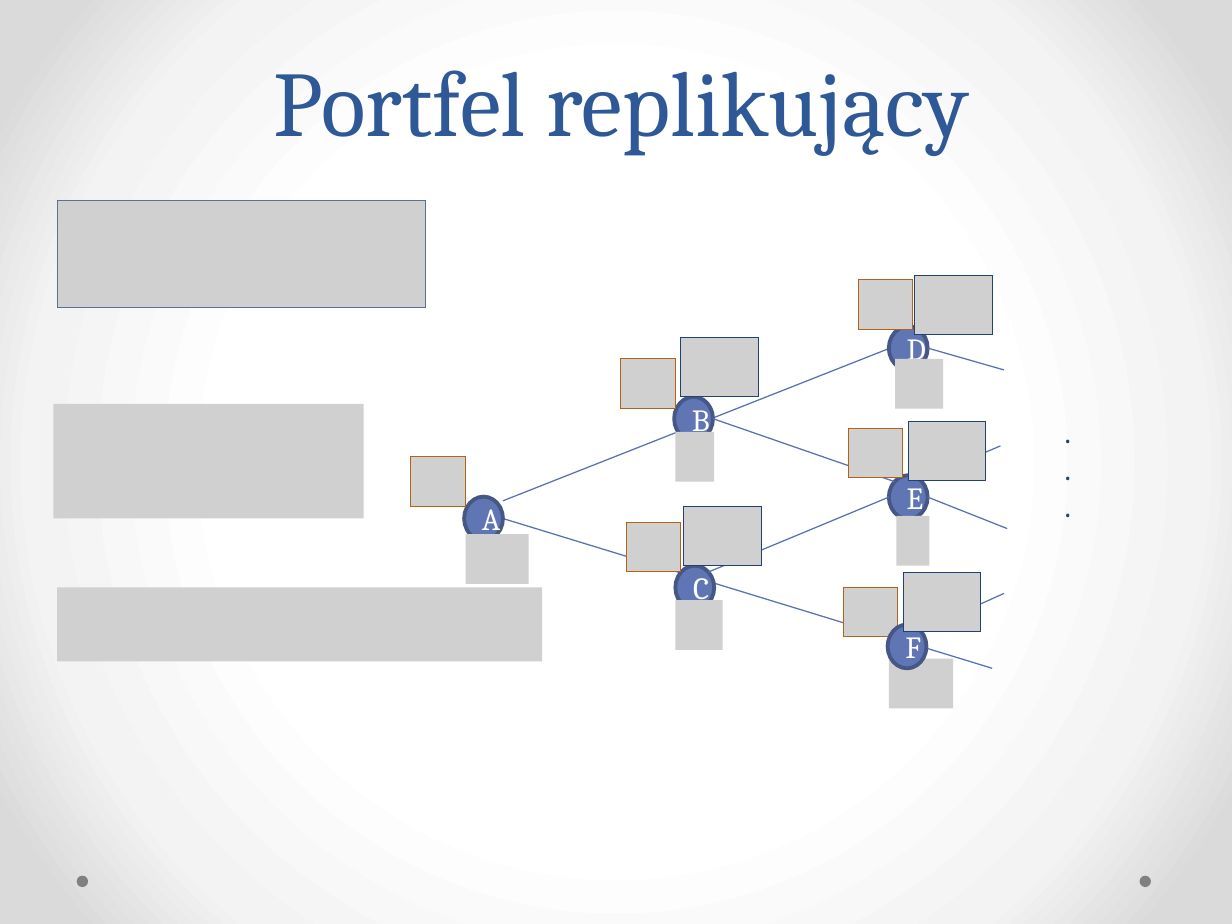
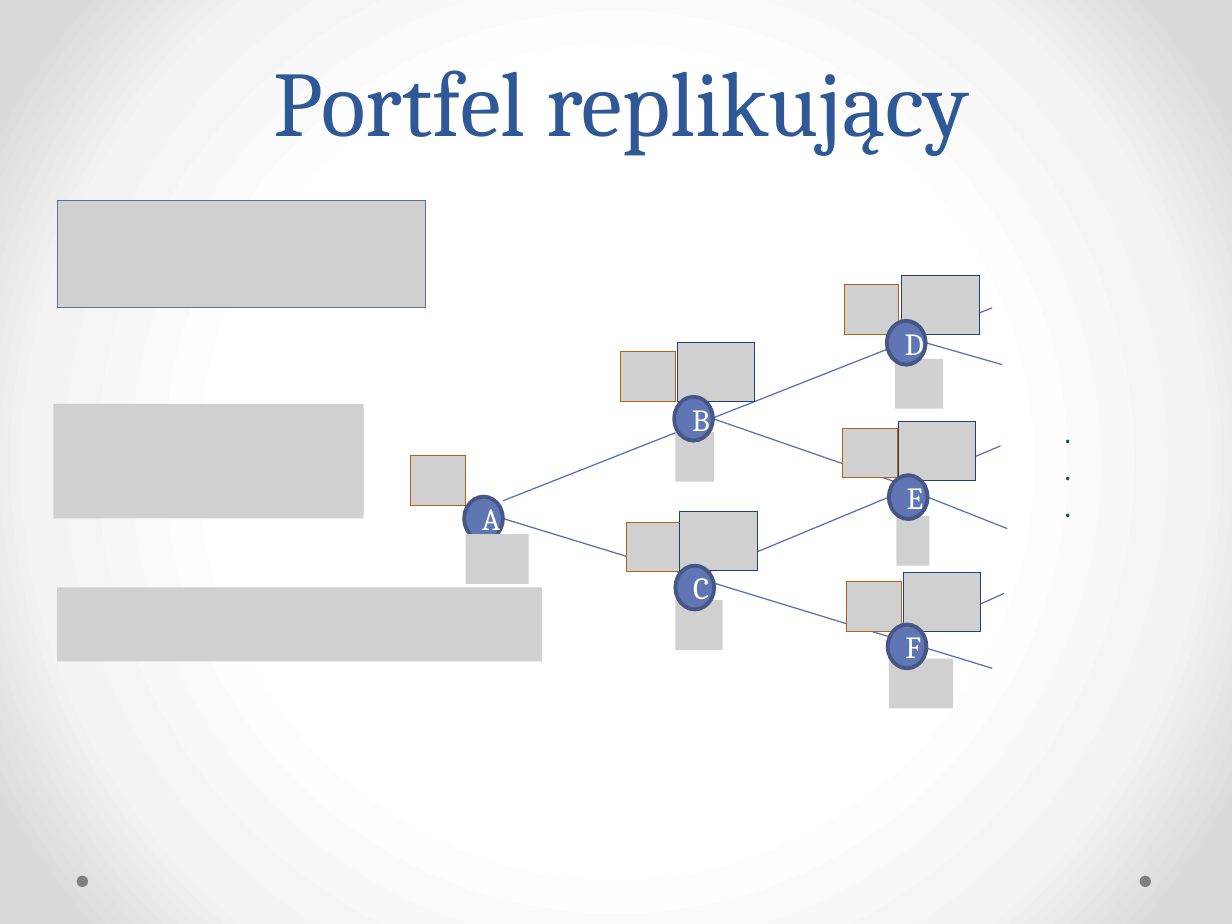
Before and after one commit to klaudia-tunska/Projekt, a slide deck: slide 16 of Prezentacja.pptx. Drawn at 1232x924 pixels with LibreOffice and Linux fonts; fonts in the diff are those of the drawing; grey boxes stand for pictures. Boxes give left, top, right and bottom in pixels: in the first picture for what was removed or moved away, otherwise in the second. Text is boxed around its words. In the diff, an @@ line names an element or a change of style, - is before the commit and + after.

```diff
--- a/Prezentacja.pptx
+++ b/Prezentacja.pptx
@@ picture: place and size @@
-picture at (859, 280, 913, 329)
+picture at (844, 285, 898, 334)
@@ picture: place and size @@
-picture at (914, 275, 992, 334)
+picture at (902, 275, 979, 334)
@@ ellipse "D": place and size @@
-ellipse "D" at (888, 326, 926, 371)
+ellipse "D" at (887, 320, 925, 365)
@@ picture: place and size @@
-picture at (621, 359, 675, 408)
+picture at (621, 351, 675, 400)
@@ picture: place and size @@
-picture at (681, 338, 759, 397)
+picture at (678, 342, 755, 402)
@@ line moved from (928, 349) - (1004, 370) to (925, 342) - (1002, 365) @@
@@ picture: place and size @@
-picture at (848, 429, 902, 478)
+picture at (843, 429, 897, 478)
@@ picture: place and size @@
-picture at (908, 421, 986, 480)
+picture at (898, 421, 976, 480)
@@ picture: place and size @@
-picture at (684, 506, 761, 565)
+picture at (680, 511, 758, 570)
@@ picture: place and size @@
-picture at (843, 588, 897, 637)
+picture at (846, 582, 901, 631)
```
Also in this commit, not shown: 2 other slides changed, 1 slide added, 1 slide removed.
